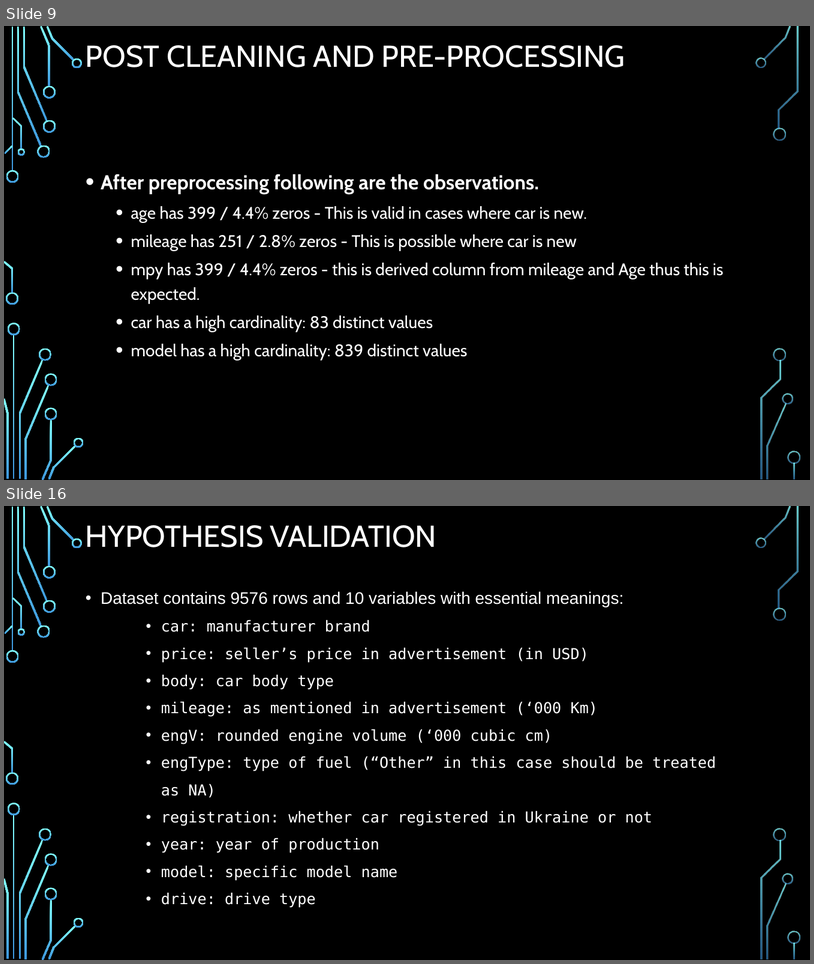
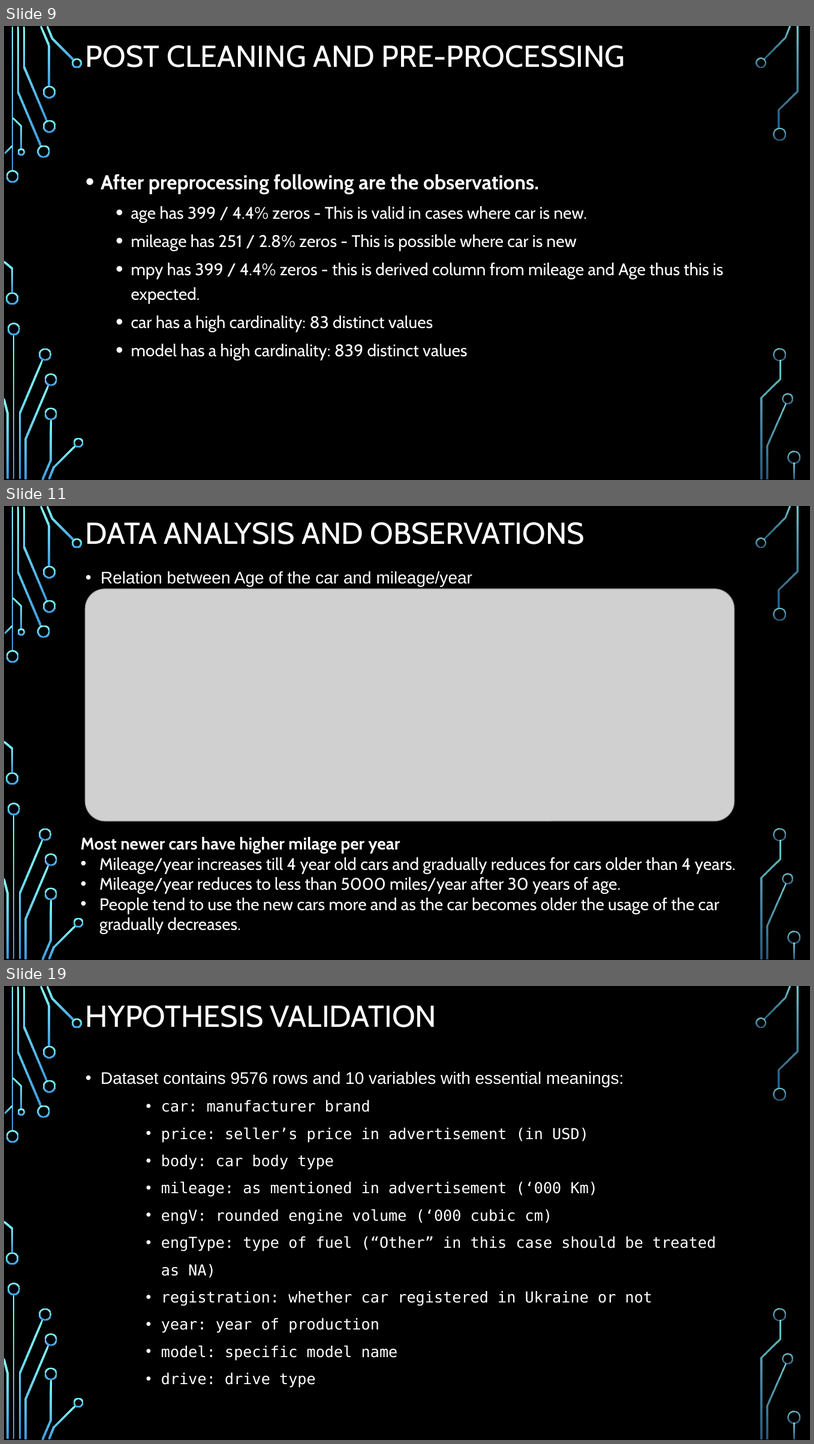
Before and after one commit to dhp6106/insaid-projects, a slide deck: term1/projects/CarSales/Term1-EDAProject-CarSales-DhavalParikh.pptx. Shown one above the other, each under a label of ours: slides 9 and 16 before the commit, slides 9, 11 and 19 after it; the slides between them are not shown. The pictures are 814x964 and 814x1444 pixels, drawn with LibreOffice and Linux fonts; fonts in the diff are those of the drawing; grey boxes stand for pictures; background and template pictures are left out. Boxes give left, top, right and bottom in pixels: in the first picture for what was removed or moved away, otherwise in the second. Text is boxed around its words. In the diff, an @@ line names an element or a change of style, - is before the commit and + after.

```diff
--- a/term1/projects/CarSales/Term1-EDAProject-CarSales-DhavalParikh.pptx
+++ b/term1/projects/CarSales/Term1-EDAProject-CarSales-DhavalParikh.pptx
@@ slide 11 added at (4, 506, 810, 960), background picture (left out); not listed: 36 template elements that a slide beside it also shows @@
@@ title added at (86, 522, 585, 544), 36 pt, text #FFFFFF @@
+DATA ANALYSIS AND OBSERVATIONS
@@ text added at (101, 571, 473, 586), 20 pt, text #FFFFFF @@
+• Relation between Age of the car and mileage/year
@@ picture added at (85, 589, 735, 821) @@
@@ text added at (81, 837, 736, 934), 20 pt, text #FFFFFF @@
+Most newer cars have higher milage per year
+• Mileage/year increases till 4 year old cars and gradually reduces for cars older than 4 years.
+• Mileage/year reduces to less than 5000 miles/year after 30 years of age.
+• People tend to use the new cars more and as the car becomes older the usage of the car gradually decreases.
@@ what was slide 16 is now slide 19 @@
```
Also in this commit, not shown: 8 other slides added, 6 slides removed, 6 other files.
